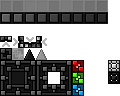
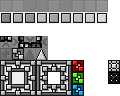
Layered file, before and after one edit (120 x 96). Changes by layer:
showed group "White" (2nd of 2) (12 layers) over [left=0, top=1, right=108, bottom=96]
added layer "Layer 18 copy" in group "White" over [left=0, top=48, right=48, bottom=60]
added layer "Layer 18" in group "White" over [left=0, top=36, right=48, bottom=48]
hid group "Black" (13 layers) over [left=0, top=1, right=108, bottom=96]
